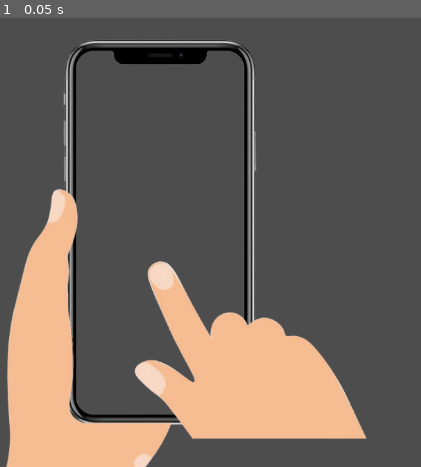
Above: before the commit, frame 1.
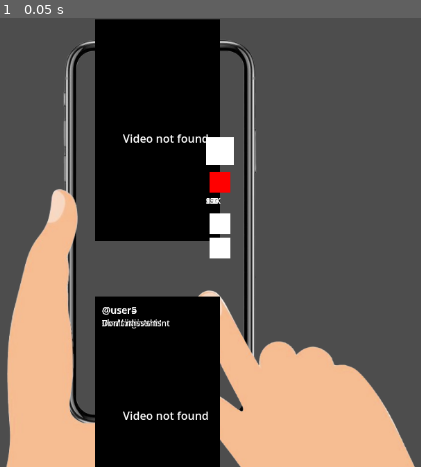
Above: after the commit, the same moment.

Repository: Aschente11/bad_cringe_game
Game: Godot game, scene res://main.tscn
Same seed, same stepped clock (60 frames per second), same inputs: the game is played once before the commit and once after it.
Inputs:
- Up to frame 1 (0.05 s): no input

The runs differ from the first frame. In frame 1, 32% of the frame differs, in the area x 22-99%, y 0-100%.

Commit message:
added vid scroll logic

Diff:
--- a/main.tscn
+++ b/main.tscn
@@ -13,7 +13,7 @@
 texture = ExtResource("1_ig7tw")
 
 [node name="Finger" type="Sprite2D" parent="."]
-position = Vector2(431, 476)
+position = Vector2(501, 518)
 scale = Vector2(0.717239, 0.69281)
 texture = ExtResource("2_h2yge")
 
--- a/scrolling.gd
+++ b/scrolling.gd
@@ -1,69 +1,296 @@
 extends Node2D
 
 @onready var finger = $Finger
+@onready var phone = $Iphone
+@onready var feed_container = $FeedContainer
+
 var finger_original_position: Vector2
 var is_animating = false
-var swipe_distance = 100  # How far the finger moves up
-var animation_duration = 0.3  # Animation duration in seconds
+var swipe_distance = 100
+var animation_duration = 0.3
+
+# Video feed variables
+var video_reels = []
+var current_reel_index = 0
+var reel_height = 400
+var phone_screen_size = Vector2(180, 320)  # Adjust to match your phone's screen area
+
+# Your video file paths - put your video files in res://videos/
+var video_paths = [
+	"res://videos/reel1.ogv",
+	"res://videos/reel2.ogv",
+	"res://videos/reel3.ogv",
+	"res://videos/reel4.ogv",
+	"res://videos/reel5.ogv"
+]
+
+# Reel metadata (optional - you can add usernames, descriptions, etc.)
+var reel_metadata = [
+	{"username": "@user1", "description": "Cool video!", "likes": "1.2K"},
+	{"username": "@user2", "description": "Amazing content", "likes": "856"},
+	{"username": "@user3", "description": "Check this out!", "likes": "2.1K"},
+	{"username": "@user4", "description": "Viral moment", "likes": "5.3K"},
+	{"username": "@user5", "description": "Don't miss this", "likes": "987"}
+]
 
 func _ready():
-	# Store the original position of the finger
 	finger_original_position = finger.position
+	setup_feed_container()
+	load_video_reels()
+	# Start playing first video after a short delay
+	await get_tree().process_frame
+	play_current_video()
+
+func setup_feed_container():
+	if not feed_container:
+		feed_container = Node2D.new()
+		feed_container.name = "FeedContainer"
+		add_child(feed_container)
+
+	# Position container to match phone screen area
+	feed_container.position = Vector2(phone.position.x, phone.position.y - 150)
+
+func load_video_reels():
+	# Clear existing reels
+	for child in feed_container.get_children():
+		if child.name.begins_with("Reel_"):
+			child.queue_free()
+
+	video_reels.clear()
+
+	# Create video reel nodes
+	for i in range(video_paths.size()):
+		var reel = create_video_reel(video_paths[i], reel_metadata[i], i)
+		feed_container.add_child(reel)
+		video_reels.append(reel)
+
+		# Position reels vertically
+		reel.position.y = i * reel_height
+
+func create_video_reel(video_path: String, metadata: Dictionary, index: int) -> Node2D:
+	var reel = Node2D.new()
+	reel.name = "Reel_" + str(index)
+
+	# Create VideoStreamPlayer (Godot 4.4 compatible)
+	var video_player = VideoStreamPlayer.new()
+	video_player.name = "VideoPlayer"
+
+	# Load video file - Updated for Godot 4.4
+	if FileAccess.file_exists(video_path):
+		var video_stream = load(video_path) as VideoStream
+		if video_stream:
+			video_player.stream = video_stream
+		else:
+			print("Failed to load video: ", video_path)
+			return create_placeholder_reel(metadata, index)
+	else:
+		print("Video file not found: ", video_path)
+		return create_placeholder_reel(metadata, index)
+
+	# Configure video player - Updated for Godot 4.4
+	video_player.autoplay = false
+	video_player.loop = true
+	video_player.volume_db = -10  # Lower volume for multiple videos
+
+	# Scale and position video to fit phone screen
+	video_player.position = Vector2(-phone_screen_size.x/2, -phone_screen_size.y/2)
+	video_player.size = phone_screen_size
+
+	reel.add_child(video_player)
+
+	# Add a CanvasLayer for UI overlay to ensure it's on top
+	var ui_layer = CanvasLayer.new()
+	ui_layer.layer = 1
+	reel.add_child(ui_layer)
+
+	# Add overlay UI elements
+	add_reel_overlay_ui(ui_layer, metadata)
+
+	return reel
+
+func create_placeholder_reel(metadata: Dictionary, index: int) -> Node2D:
+	# Fallback if video doesn't exist
+	var reel = Node2D.new()
+	reel.name = "Reel_" + str(index)
+
+	var bg = ColorRect.new()
+	bg.size = phone_screen_size
+	bg.position = Vector2(-phone_screen_size.x/2, -phone_screen_size.y/2)
+	bg.color = Color.BLACK
+	reel.add_child(bg)
+
+	var error_label = Label.new()
+	error_label.text = "Video not found"
+	error_label.position = Vector2(-50, 0)
+	error_label.add_theme_color_override("font_color", Color.WHITE)
+	reel.add_child(error_label)
+
+	# Add UI layer for placeholder too
+	var ui_layer = CanvasLayer.new()
+	ui_layer.layer = 1
+	reel.add_child(ui_layer)
+
+	add_reel_overlay_ui(ui_layer, metadata)
+	return reel
+
+func add_reel_overlay_ui(ui_parent: CanvasLayer, metadata: Dictionary):
+	# Create a Control node for UI positioning
+	var ui_control = Control.new()
+	ui_control.set_anchors_and_offsets_preset(Control.PRESET_FULL_RECT)
+	ui_parent.add_child(ui_control)
+
+	# Right side UI (like IG reels) - positioned relative to phone screen
+	var ui_x = phone.position.x + 70
+	var base_y = phone.position.y - 100
+
+	# Profile picture placeholder
+	var profile_pic = ColorRect.new()
+	profile_pic.size = Vector2(40, 40)
+	profile_pic.position = Vector2(ui_x, base_y - 40)
+	profile_pic.color = Color.WHITE
+	ui_control.add_child(profile_pic)
+
+	# Like button with heart shape (using ColorRect for simplicity)
+	var like_btn = ColorRect.new()
+	like_btn.size = Vector2(30, 30)
+	like_btn.position = Vector2(ui_x + 5, base_y + 10)
+	like_btn.color = Color.RED
+	ui_control.add_child(like_btn)
+
+	var like_count = Label.new()
+	like_count.text = metadata.get("likes", "0")
+	like_count.position = Vector2(ui_x, base_y + 45)
+	like_count.add_theme_font_size_override("font_size", 10)
+	like_count.add_theme_color_override("font_color", Color.WHITE)
+	ui_control.add_child(like_count)
+
+	# Comment button
+	var comment_btn = ColorRect.new()
+	comment_btn.size = Vector2(30, 30)
+	comment_btn.position = Vector2(ui_x + 5, base_y + 70)
+	comment_btn.color = Color.WHITE
+	ui_control.add_child(comment_btn)
+
+	# Share button
+	var share_btn = ColorRect.new()
+	share_btn.size = Vector2(30, 30)
+	share_btn.position = Vector2(ui_x + 5, base_y + 105)
+	share_btn.color = Color.WHITE
+	ui_control.add_child(share_btn)
+
+	# Bottom text overlay
+	var username = Label.new()
+	username.text = metadata.get("username", "@user")
+	username.position = Vector2(phone.position.x - 80, phone.position.y + 100)
+	username.add_theme_font_size_override("font_size", 14)
+	username.add_theme_color_override("font_color", Color.WHITE)
+	# Add shadow for better readability
+	username.add_theme_color_override("font_shadow_color", Color.BLACK)
+	username.add_theme_constant_override("shadow_offset_x", 1)
+	username.add_theme_constant_override("shadow_offset_y", 1)
+	ui_control.add_child(username)
+
+	var description = Label.new()
+	description.text = metadata.get("description", "")
+	description.position = Vector2(phone.position.x - 80, phone.position.y + 120)
+	description.add_theme_font_size_override("font_size", 12)
+	description.add_theme_color_override("font_color", Color.WHITE)
+	description.add_theme_color_override("font_shadow_color", Color.BLACK)
+	description.add_theme_constant_override("shadow_offset_x", 1)
+	description.add_theme_constant_override("shadow_offset_y", 1)
+	ui_control.add_child(description)
 
 func _input(event):
-	# Check for mouse wheel scroll events
-	if event is InputEventMouseButton:
-		if event.pressed and not is_animating:
-			# Scroll down (button index 5) makes finger swipe up
-			if event.button_index == MOUSE_BUTTON_WHEEL_DOWN:
-				animate_finger_swipe()
-			# Optional: Scroll up (button index 4) could do reverse animation
-			elif event.button_index == MOUSE_BUTTON_WHEEL_UP:
-				animate_finger_swipe_reverse()
-
-func animate_finger_swipe():
+	if event is InputEventMouseButton and event.pressed and not is_animating:
+		if event.button_index == MOUSE_BUTTON_WHEEL_DOWN:
+			scroll_to_next_reel()
+		elif event.button_index == MOUSE_BUTTON_WHEEL_UP:
+			scroll_to_previous_reel()
+
+func scroll_to_next_reel():
+	if current_reel_index >= video_reels.size() - 1:
+		return
+
+	# Pause current video
+	pause_current_video()
+
+	current_reel_index += 1
+	animate_feed_scroll()
+	animate_finger_swipe()
+
+	# Play new video after animation
+	await get_tree().create_timer(animation_duration).timeout
+	play_current_video()
+
+func scroll_to_previous_reel():
+	if current_reel_index <= 0:
+		return
+
+	pause_current_video()
+
+	current_reel_index -= 1
+	animate_feed_scroll()
+	animate_finger_swipe_reverse()
+
+	await get_tree().create_timer(animation_duration).timeout
+	play_current_video()
+
+func animate_feed_scroll():
 	if is_animating:
 		return
 
 	is_animating = true
 
-	# Create a tween for smooth animation
+	var target_y = phone.position.y - 150 - (current_reel_index * reel_height)
+
 	var tween = create_tween()
 	tween.set_ease(Tween.EASE_OUT)
 	tween.set_trans(Tween.TRANS_QUART)
 
-	# Move finger up
-	var target_position = finger_original_position + Vector2(0, -swipe_distance)
-	tween.tween_property(finger, "position", target_position, animation_duration * 0.6)
-
-	# Move finger back to original position
-	tween.tween_property(finger, "position", finger_original_position, animation_duration * 0.4)
-
-	# Reset animation flag when done
+	tween.tween_property(feed_container, "position:y", target_y, animation_duration)
 	tween.tween_callback(func(): is_animating = false)
 
-func animate_finger_swipe_reverse():
-	if is_animating:
-		return
-
-	is_animating = true
-
-	# Create a tween for smooth animation
+func animate_finger_swipe():
 	var tween = create_tween()
 	tween.set_ease(Tween.EASE_OUT)
 	tween.set_trans(Tween.TRANS_QUART)
 
-	# Move finger down first
+	var target_position = finger_original_position + Vector2(0, -swipe_distance)
+	tween.tween_property(finger, "position", target_position, animation_duration * 0.6)
+	tween.tween_property(finger, "position", finger_original_position, animation_duration * 0.4)
+
+func animate_finger_swipe_reverse():
+	var tween = create_tween()
+	tween.set_ease(Tween.EASE_OUT)
+	tween.set_trans(Tween.TRANS_QUART)
+
 	var target_position = finger_original_position + Vector2(0, swipe_distance)
 	tween.tween_property(finger, "position", target_position, animation_duration * 0.6)
-
-	# Move finger back to original position
 	tween.tween_property(finger, "position", finger_original_position, animation_duration * 0.4)
 
-	# Reset animation flag when done
-	tween.tween_callback(func(): is_animating = false)
-
-# Alternative approach using delta-based movement (more responsive)
-func _process(delta):
-	# You can also detect scroll input here if preferred
-	pass
+func play_current_video():
+	if current_reel_index < video_reels.size():
+		var current_reel = video_reels[current_reel_index]
+		var video_player = current_reel.get_node_or_null("VideoPlayer")
+		if video_player and video_player is VideoStreamPlayer:
+			video_player.play()
+
+func pause_current_video():
+	if current_reel_index < video_reels.size():
+		var current_reel = video_reels[current_reel_index]
+		var video_player = current_reel.get_node_or_null("VideoPlayer")
+		if video_player and video_player is VideoStreamPlayer:
+			video_player.stop()
+
+# Optional: Add methods for better video management
+func pause_all_videos():
+	for reel in video_reels:
+		var video_player = reel.get_node_or_null("VideoPlayer")
+		if video_player and video_player is VideoStreamPlayer:
+			video_player.stop()
+
+func get_current_video_player() -> VideoStreamPlayer:
+	if current_reel_index < video_reels.size():
+		var current_reel = video_reels[current_reel_index]
+		return current_reel.get_node_or_null("VideoPlayer") as VideoStreamPlayer
+	return null
Not shown, added: assets/reels/reel1
